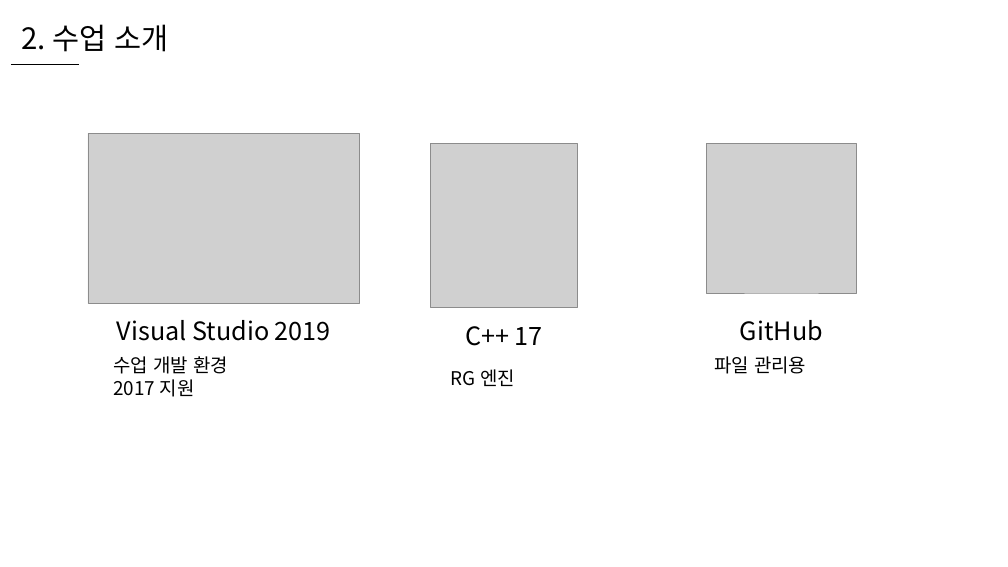
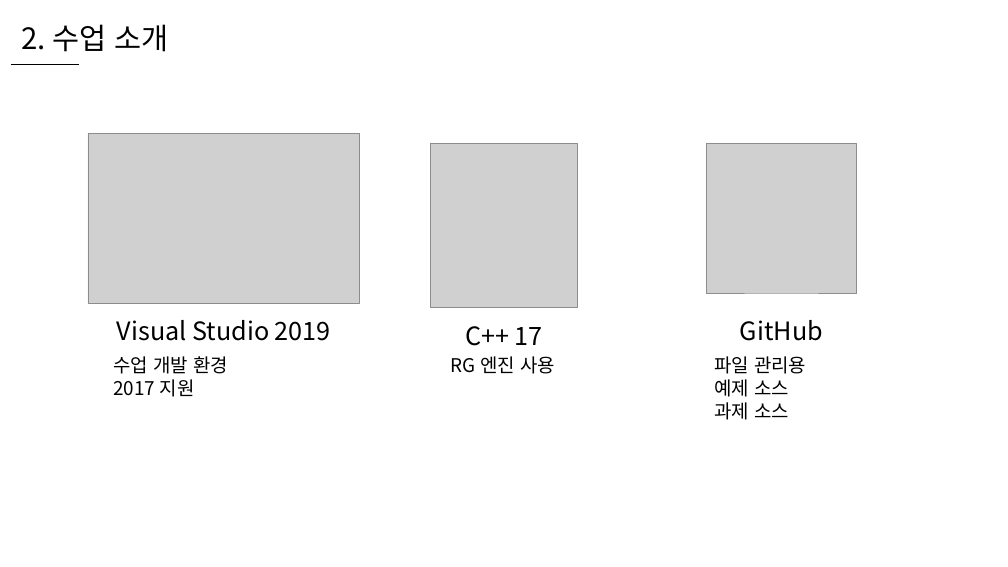
Before and after one commit to WooLyung/2021-RG-Lecture, a slide deck: slide 8 of 수업 자료/0 - 수업 소개.pptx. Drawn at 1008x567 pixels with LibreOffice and Linux fonts; fonts in the diff are those of the drawing; grey boxes stand for pictures. Boxes give left, top, right and bottom in pixels: in the first picture for what was removed or moved away, otherwise in the second. Text is boxed around its words. In the diff, an @@ line names an element or a change of style, - is before the commit and + after.

```diff
--- a/수업 자료/0 - 수업 소개.pptx
+++ b/수업 자료/0 - 수업 소개.pptx
@@ text at (451, 356, 555, 374): text changed @@
-RG 엔진
+RG 엔진 사용
@@ text at (714, 379, 789, 420): paragraphs added @@
+예제 소스
+과제 소스
```
Also in this commit, not shown: 1 other slide changed, 6 slides added.
